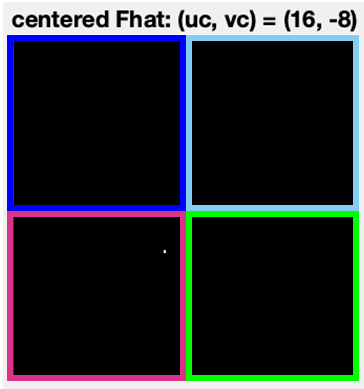
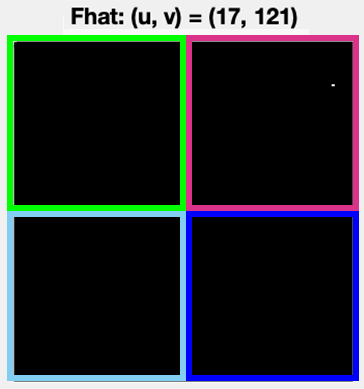
Revision of a layered 364 × 389 image; what changed, layer by layer:
painted on "DARKBLUE" over [186, 211, 359, 381]
painted on "LIGHBLUE" over [7, 211, 186, 381]
painted on "PINK" over [186, 35, 359, 211]
painted on "GREEN" over [7, 35, 186, 211]
showed "Layer 1" over [64, 6, 310, 29]
showed "Screenshot 2018-11-08 at 15.54.46" over [0, 0, 364, 389]
hid "Screenshot 2018-11-08 at 15.54.50" over [7, 6, 359, 383]
